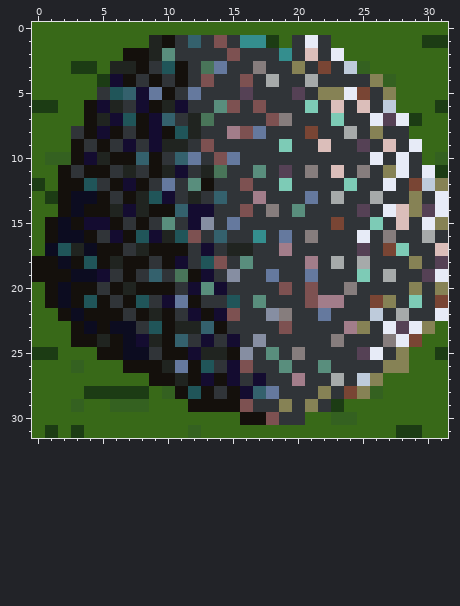
Two states of a pixel-art sprite, Images/Terrain/Boulder1.png. Above: the version before the commit.
The file is 32x32 pixels.
New version:
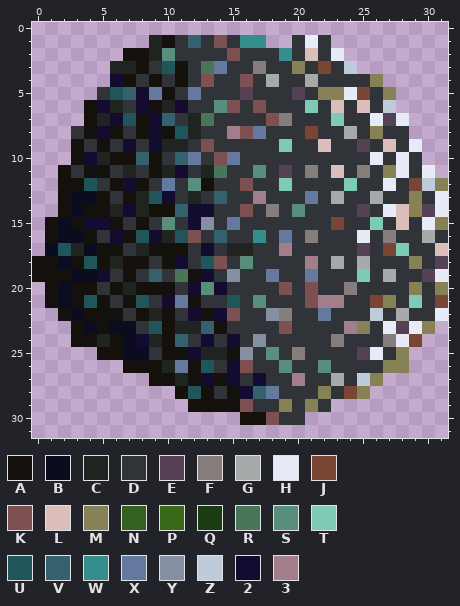
Palette (. is transparent): A #14100c  B #0c0c20  C #202420  D #303438  E #554155  F #867d7d  G #a6aaaa  H #e7ebf7  J #794534  K #7d5151  L #dbbeba  M #868255  N #346120  P #386918  Q #1c3c14  R #497559  S #598e7d  T #7dcbb6  U #205559  V #34616d  W #348e8e  X #65799e  Y #868ea2  Z #becbdb  2 #140c30  3 #a27d8a
Diff:
{"y":0,"x":0,"old":"PPPPPPPPPPPPPPPPPPPPPPPPPPPPPPPP","new":"................................"}
{"y":1,"x":0,"old":"PPPPPPPPP","new":"........."}
{"y":1,"x":18,"old":"QP","new":".."}
{"y":1,"x":23,"old":"PPPPPPPQQ","new":"........."}
{"y":2,"x":0,"old":"PPPPPPP","new":"......."}
{"y":2,"x":24,"old":"PPPPPPPP","new":"........"}
{"y":3,"x":0,"old":"PPPQQP","new":"......"}
{"y":3,"x":25,"old":"NPPPPPP","new":"......."}
{"y":4,"x":0,"old":"PPPPPQ","new":"......"}
{"y":4,"x":27,"old":"NPPPP","new":"....."}
{"y":5,"x":0,"old":"PPPPP","new":"....."}
{"y":5,"x":28,"old":"PPPP","new":"...."}
{"y":6,"x":0,"old":"QQPP","new":"...."}
{"y":6,"x":28,"old":"PPPQ","new":"...."}
{"y":7,"x":0,"old":"PPPP","new":"...."}
{"y":7,"x":29,"old":"QPP","new":"..."}
{"y":8,"x":0,"old":"PPP","new":"..."}
{"y":8,"x":29,"old":"PPP","new":"..."}
{"y":9,"x":0,"old":"PPP","new":"..."}
{"y":9,"x":30,"old":"PP","new":".."}
{"y":10,"x":0,"old":"PNN","new":"..."}
{"y":10,"x":30,"old":"PN","new":".."}
{"y":11,"x":0,"old":"PP","new":".."}
{"y":11,"x":31,"old":"Q","new":"."}
{"y":12,"x":0,"old":"QP","new":".."}
{"y":13,"x":0,"old":"PQ","new":".."}
{"y":14,"x":0,"old":"PP","new":".."}
{"y":15,"x":0,"old":"P","new":"."}
{"y":16,"x":0,"old":"P","new":"."}
{"y":17,"x":0,"old":"P","new":"."}
{"y":20,"x":0,"old":"P","new":"."}
{"y":21,"x":0,"old":"P","new":"."}
{"y":22,"x":0,"old":"PP","new":".."}
{"y":23,"x":0,"old":"PPP","new":"..."}
{"y":23,"x":31,"old":"P","new":"."}
{"y":24,"x":0,"old":"PPP","new":"..."}
{"y":24,"x":30,"old":"PP","new":".."}
{"y":25,"x":0,"old":"QQPPP","new":"....."}
{"y":25,"x":29,"old":"PPQ","new":"..."}
{"y":26,"x":0,"old":"PPPNPPP","new":"......."}
{"y":26,"x":29,"old":"PPP","new":"..."}
{"y":27,"x":0,"old":"PPPPPPPPP","new":"........."}
{"y":27,"x":27,"old":"PPPPP","new":"....."}
{"y":28,"x":0,"old":"PPPPQQQQQPN","new":"..........."}
{"y":28,"x":26,"old":"NPPPPP","new":"......"}
{"y":29,"x":0,"old":"PPPNPPNNNPPP","new":"............"}
{"y":29,"x":23,"old":"QPPPPPPPP","new":"........."}
{"y":30,"x":0,"old":"PPPPPPPPPPPPPPPP","new":"................"}
{"y":30,"x":21,"old":"PPNNPPPPPPP","new":"..........."}
{"y":31,"x":0,"old":"PQPQPPPPPPPPNPPPPPPPPPPPPPPPQQPP","new":"................................"}
{"label":"erased","picture_box":[32,22,448,438]}
